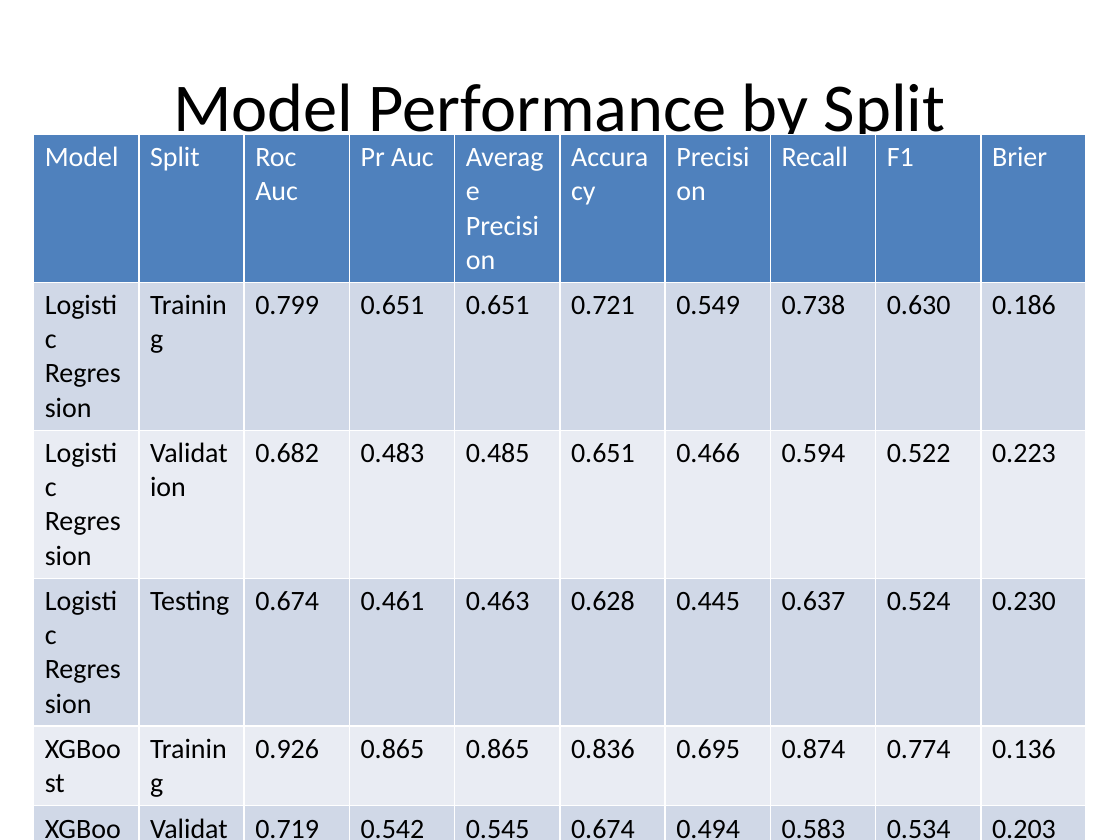
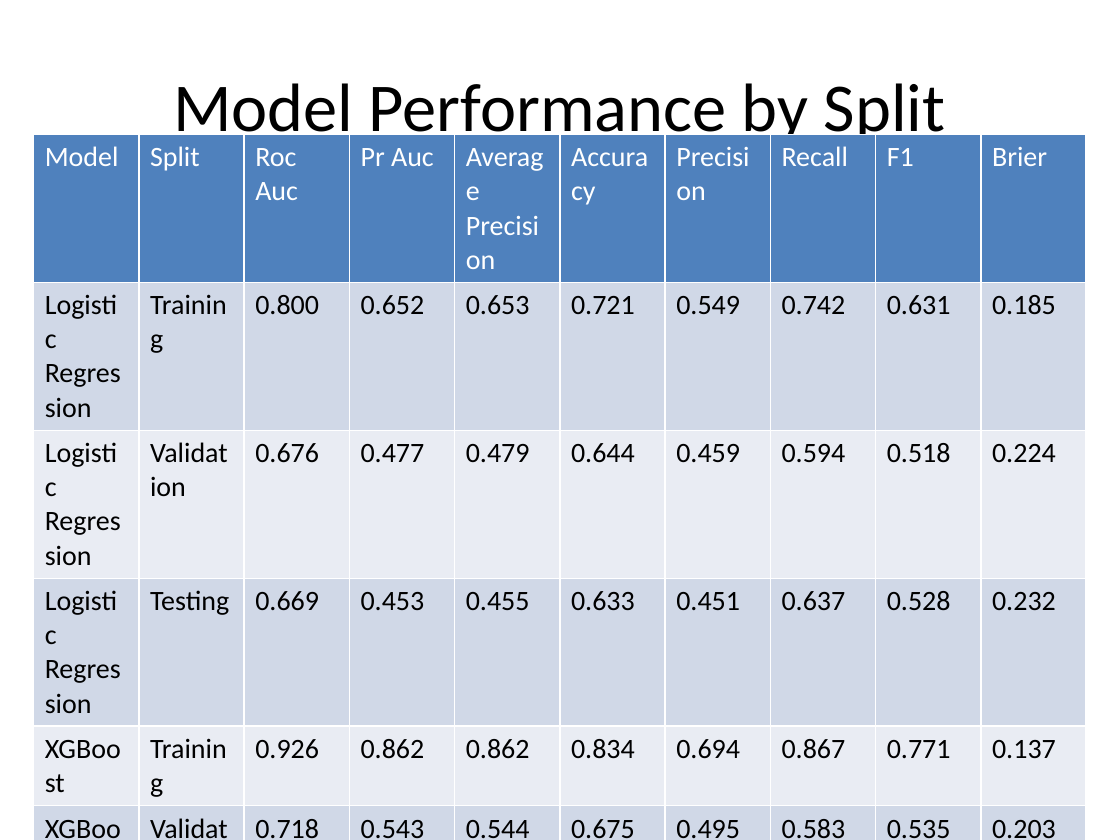
Before and after one commit to JulianKlug/PreHosp, a slide deck: slide 3 of analgesia/predictor/artifacts/Analgesia_Prediction_Summary.pptx. Drawn at 1120x840 pixels with LibreOffice and Linux fonts; fonts in the diff are those of the drawing. Boxes give left, top, right and bottom in pixels: in the first picture for what was removed or moved away, otherwise in the second. Text is boxed around its words. In the diff, an @@ line names an element or a change of style, - is before the commit and + after.

```diff
--- a/analgesia/predictor/artifacts/Analgesia_Prediction_Summary.pptx
+++ b/analgesia/predictor/artifacts/Analgesia_Prediction_Summary.pptx
@@ table at (34, 134, 1086, 840) @@
-row 2: Logistic Regression | Training | 0.799 | 0.651 | 0.651 | 0.721 | 0.549 | 0.738 | 0.630 | 0.186
+row 2: Logistic Regression | Training | 0.800 | 0.652 | 0.653 | 0.721 | 0.549 | 0.742 | 0.631 | 0.185
-row 3: Logistic Regression | Validation | 0.682 | 0.483 | 0.485 | 0.651 | 0.466 | 0.594 | 0.522 | 0.223
+row 3: Logistic Regression | Validation | 0.676 | 0.477 | 0.479 | 0.644 | 0.459 | 0.594 | 0.518 | 0.224
-row 4: Logistic Regression | Testing | 0.674 | 0.461 | 0.463 | 0.628 | 0.445 | 0.637 | 0.524 | 0.230
+row 4: Logistic Regression | Testing | 0.669 | 0.453 | 0.455 | 0.633 | 0.451 | 0.637 | 0.528 | 0.232
-row 5: XGBoost | Training | 0.926 | 0.865 | 0.865 | 0.836 | 0.695 | 0.874 | 0.774 | 0.136
+row 5: XGBoost | Training | 0.926 | 0.862 | 0.862 | 0.834 | 0.694 | 0.867 | 0.771 | 0.137
-row 6: XGBoost | Validation | 0.719 | 0.542 | 0.545 | 0.674 | 0.494 | 0.583 | 0.534 | 0.203
+row 6: XGBoost | Validation | 0.718 | 0.543 | 0.544 | 0.675 | 0.495 | 0.583 | 0.535 | 0.203
-row 7: XGBoost | Testing | 0.725 | 0.544 | 0.547 | 0.687 | 0.511 | 0.637 | 0.567 | 0.204
+row 7: XGBoost | Testing | 0.719 | 0.529 | 0.530 | 0.667 | 0.487 | 0.604 | 0.539 | 0.206
```
Also in this commit, not shown: 1 other slide changed, 14 other files.
